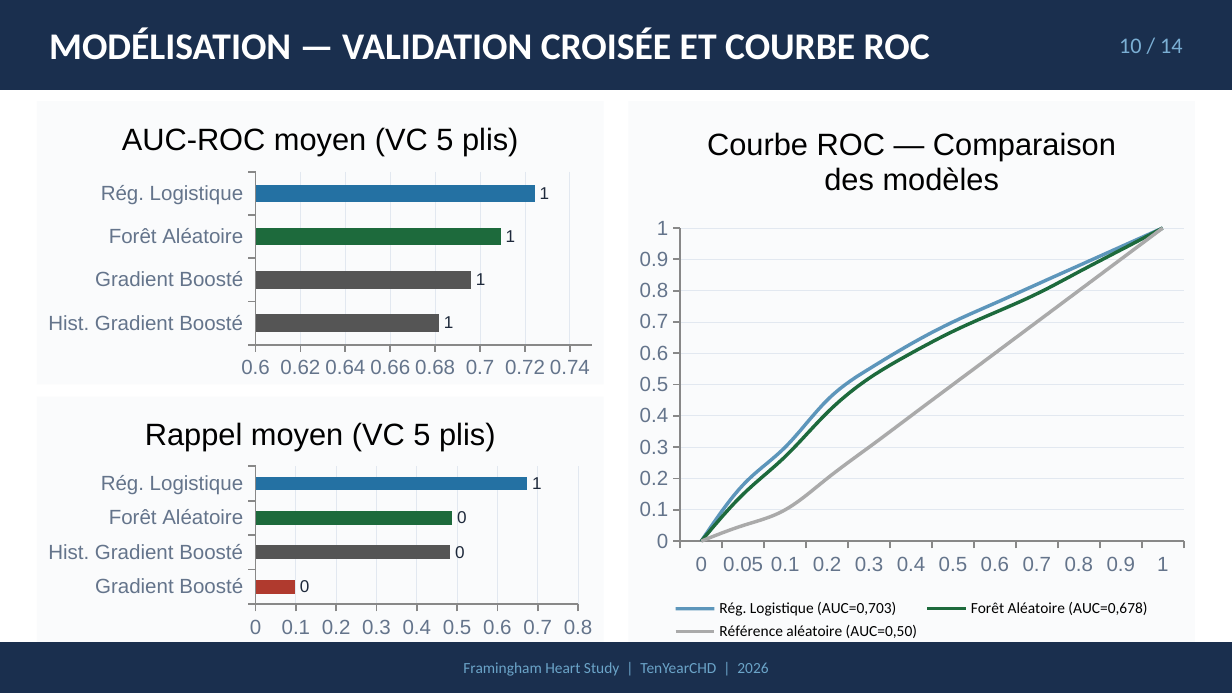
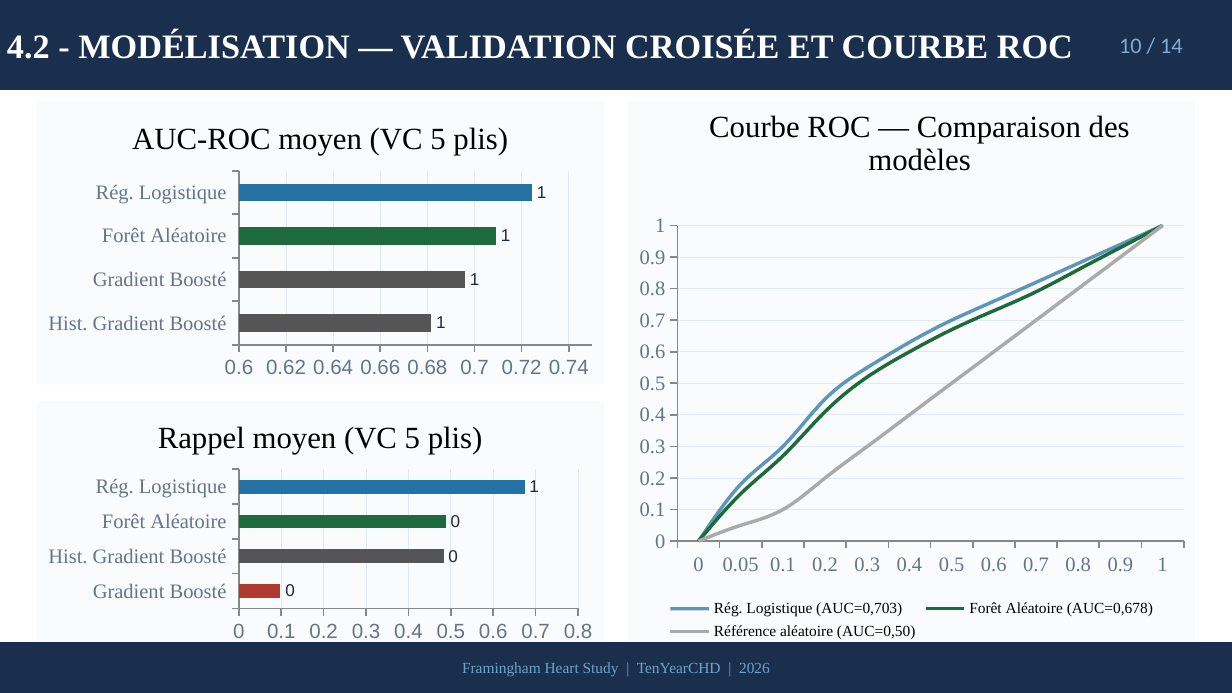
Before and after one commit to daril-dielh/Maladie-Coronarienne-10-ans, a slide deck: slide 10 of presentation/presentation.pptx. Drawn at 1232x693 pixels with LibreOffice and Linux fonts; fonts in the diff are those of the drawing. Boxes give left, top, right and bottom in pixels: in the first picture for what was removed or moved away, otherwise in the second. Text is boxed around its words. In the diff, an @@ line names an element or a change of style, - is before the commit and + after.

```diff
--- a/presentation/presentation.pptx
+++ b/presentation/presentation.pptx
@@ text at [7, 30, 1073, 59]: text changed; size 22 to 20 pt; font Calibri to Times New Roman @@
-MODÉLISATION — VALIDATION CROISÉE ET COURBE ROC
+4.2 - MODÉLISATION — VALIDATION CROISÉE ET COURBE ROC
@@ bar chart at [37, 101, 604, 384] @@
@@ category axis changed @@
@@ line chart at [628, 101, 1195, 646] @@
@@ legend changed @@
@@ category axis changed @@
@@ value axis changed @@
@@ bar chart at [37, 400, 604, 647] @@
@@ category axis changed @@
@@ bar chart: place and size @@
-bar chart at [37, 397, 604, 643]
+bar chart at [37, 400, 604, 647]
@@ text "Framingham Heart Study | TenYearCHD ..." at [462, 662, 770, 676]: font Calibri to Times New Roman @@
```
Also in this commit, not shown: 13 other slides changed, 4 other files.
